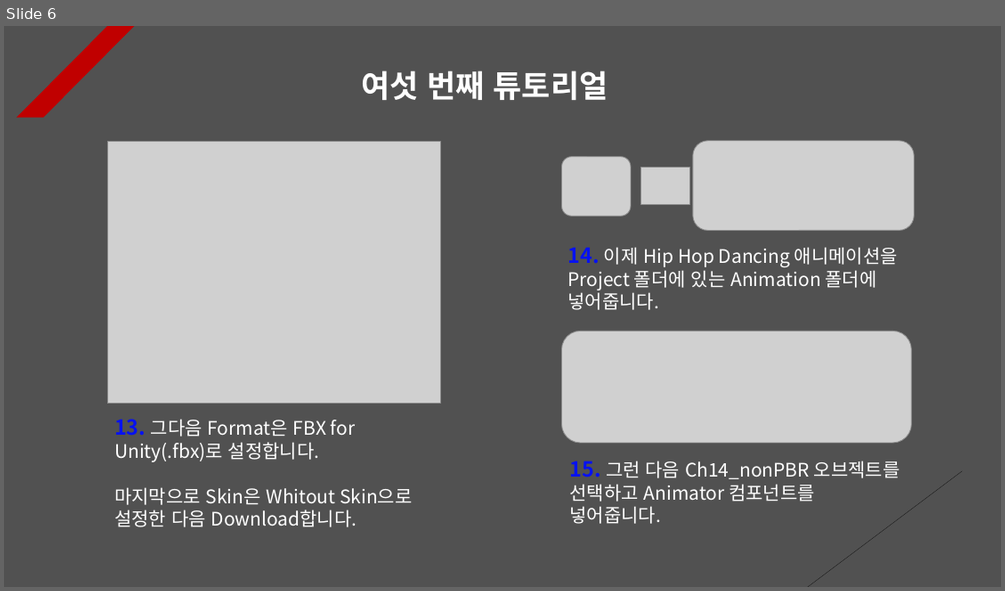
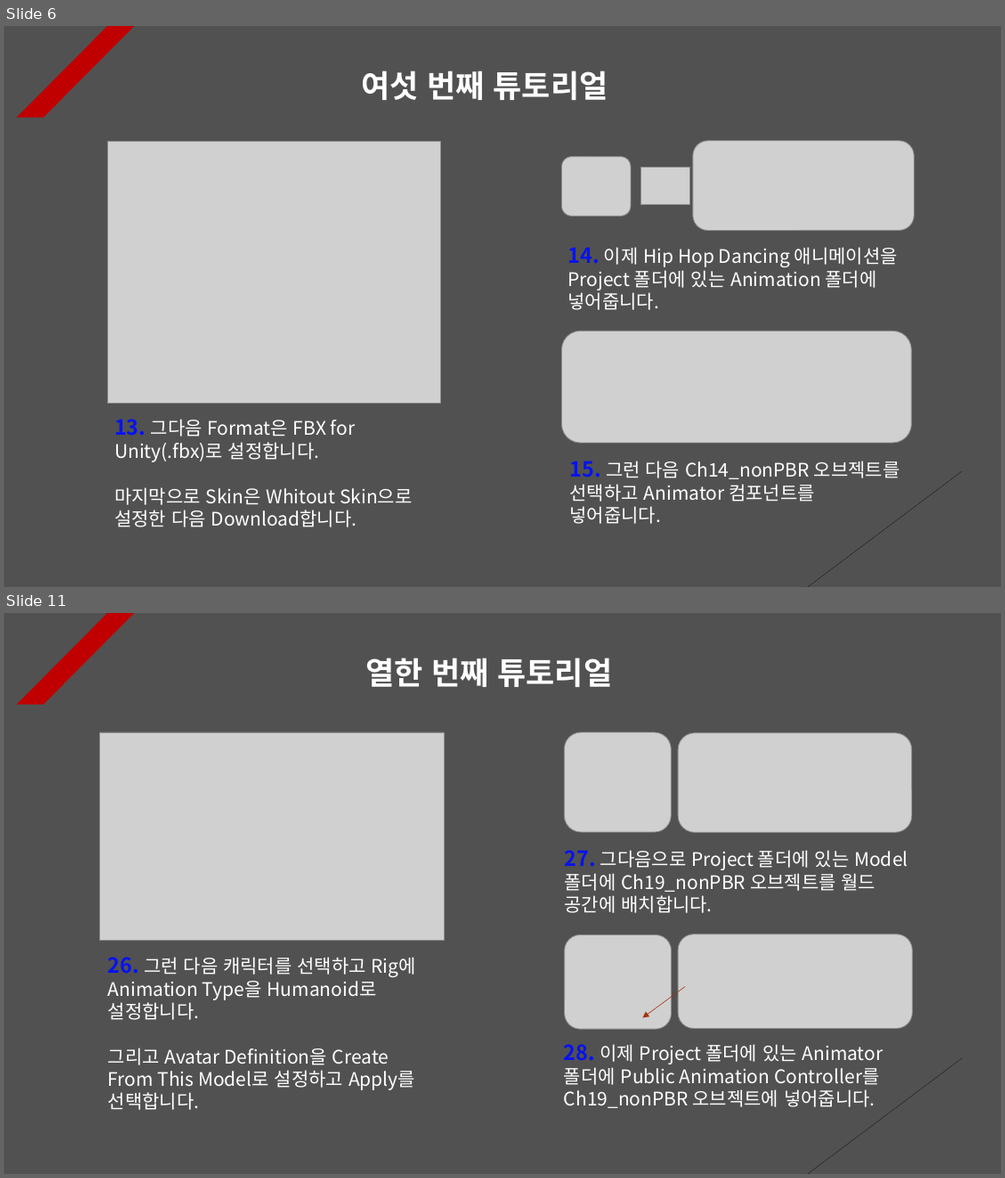
Before and after one commit to Unity2033/3D-UnityEngine, a slide deck: Assets/Class/Animation Retargeting/PPT Data/Animation Retargeting Example.pptx. Shown one above the other, each under a label of ours: slide 6 before the commit, slides 6 and 11 after it; the slides between them are not shown. The pictures are 1005x591 and 1005x1178 pixels, drawn with LibreOffice and Linux fonts; fonts in the diff are those of the drawing; grey boxes stand for pictures. Boxes give left, top, right and bottom in pixels: in the first picture for what was removed or moved away, otherwise in the second. Text is boxed around its words. In the diff, an @@ line names an element or a change of style, - is before the commit and + after.

```diff
--- a/Assets/Class/Animation Retargeting/PPT Data/Animation Retargeting Example.pptx
+++ b/Assets/Class/Animation Retargeting/PPT Data/Animation Retargeting Example.pptx
@@ slide 11 added at bbox=[4, 613, 1001, 1174], background #515151; not listed: 2 template elements that a slide beside it also shows @@
@@ text added at bbox=[365, 657, 613, 687], 30 pt, text #FFFFFF, bold @@
+열한 번째 튜토리얼
@@ picture added at bbox=[100, 732, 444, 941] @@
@@ picture added at bbox=[564, 732, 671, 832] @@
@@ picture added at bbox=[678, 732, 912, 832] @@
@@ text added at bbox=[565, 850, 907, 913], 18 pt, text #FFFFFF @@
+27. 그다음으로 Project 폴더에 있는 Model 폴더에 Ch19_nonPBR 오브젝트를 월드 공간에 배치합니다.
@@ text added at bbox=[108, 957, 416, 1110], 18 pt, text #FFFFFF @@
+26. 그런 다음 캐릭터를 선택하고 Rig에 Animation Type을 Humanoid로 설정합니다.
+그리고 Avatar Definition을 Create From This Model로 설정하고 Apply를 선택합니다.
@@ picture added at bbox=[565, 934, 672, 1029] @@
@@ picture added at bbox=[678, 933, 912, 1028] @@
@@ arrow added from (685, 986) to (643, 1018), #A5300F 0.5 pt dashed @@
@@ text added at bbox=[564, 1044, 883, 1108], 18 pt, text #FFFFFF @@
+28. 이제 Project 폴더에 있는 Animator 폴더에 Public Animation Controller를 Ch19_nonPBR 오브젝트에 넣어줍니다.
```
Also in this commit, not shown: 1 slide changed, 7 other slides added, 20 other files.
